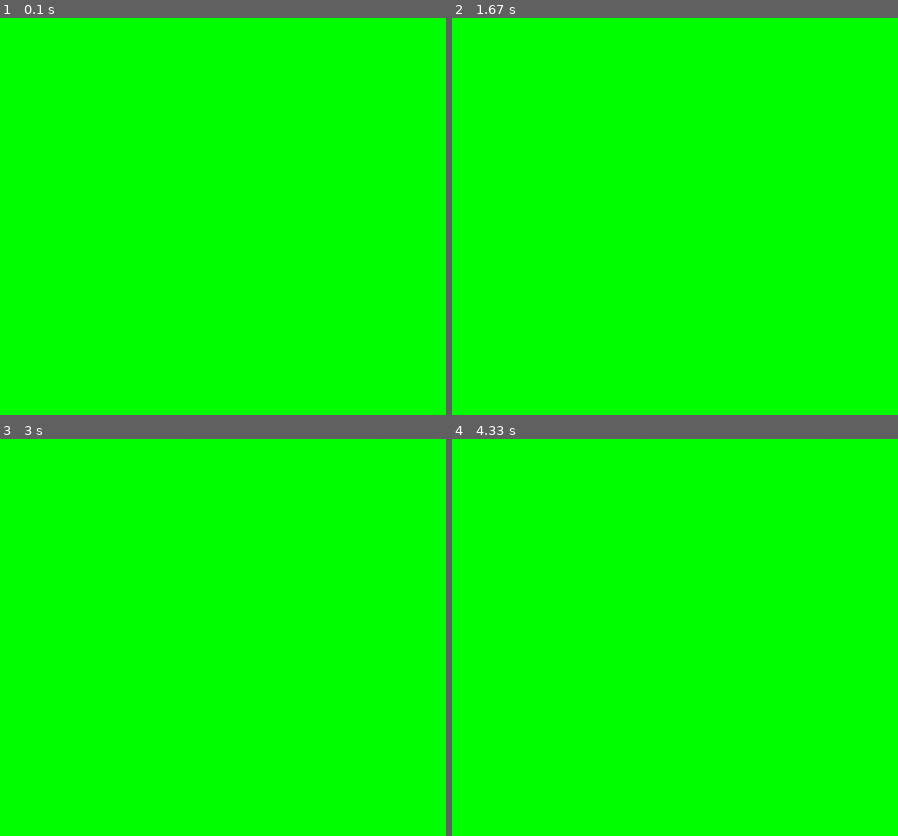
Above: before the commit, frames 1-4 (two rows, left to right).
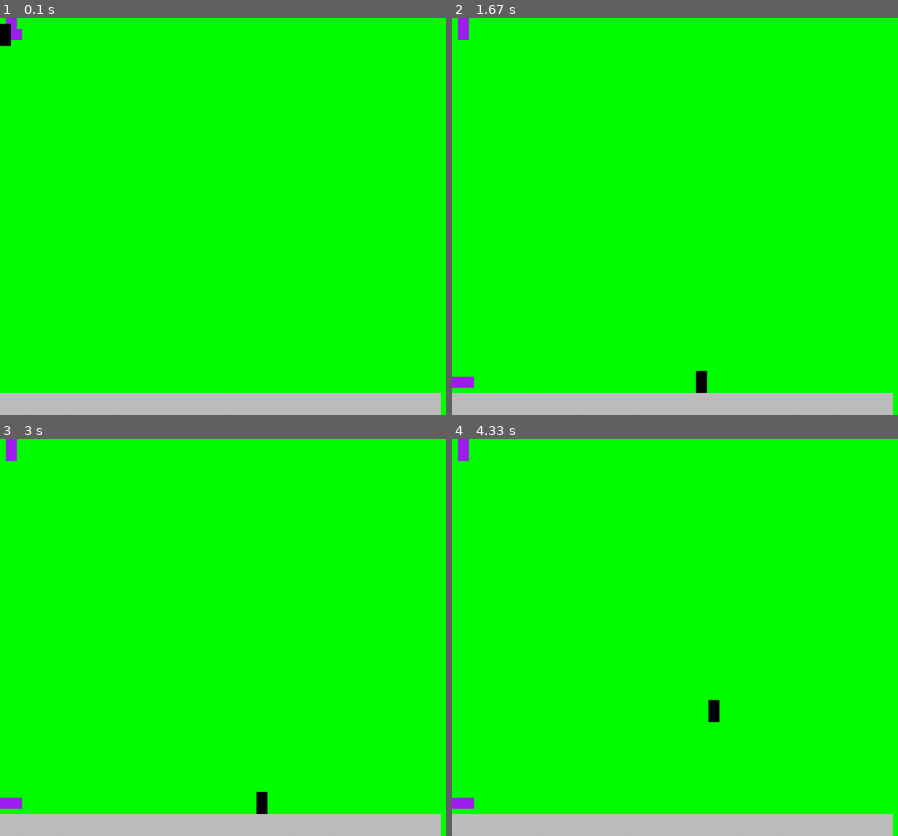
Above: after the commit, the same moments.

Repository: CocoMarck/Juego-cuadradoFeliz-2
Game: pygame game, started from main_two.py
Two runs of this game, one before a commit and one after it. Both use one fixed random seed, a clock stepped at 60 frames per second and the inputs below.
Inputs:
- Up to frame 1 (0.1 s): no input
- Up to frame 2 (1.67 s): hold Right 0.33-0.8 s; hold Right 0.83-1.3 s; hold Left from 1.33 s (still down)
- Up to frame 3 (3 s): release Left at 1.87 s; hold Left 1.9-2.3 s; hold Right 2.33-2.97 s
- Up to frame 4 (4.33 s): tap Space at 3, 3.4, 3.7, 3.9, 4.2 s; hold Left 3.33-3.8 s; hold Right 3.83-4.3 s

The runs differ from the first frame. In frame 1, 5.7% of the frame differs, in the area x 0-99%, y 0-100%; in frame 2, 5.9%; in frame 3, 5.9%; in frame 4, 5.9%.

Commit message:
scene and window logic

Diff:
--- /dev/null
+++ b/core/game/cuadrado_feliz_dos_scene.py
@@ -0,0 +1,63 @@
+from .scene import Scene
+import pygame
+
+from entities.game_object import GameObject
+from entities.object_with_physics import ObjectWithPhysics
+from entities.sticky_sprite import StickySprite
+from entities.animated_sticky_sprite import AnimatedStickySprite
+from entities.player import Player
+from core.pygame.graphics_utils import surface_with_background
+from controllers.animation_controller import AnimationController
+
+
+class CuadradoFelizDosScene(Scene):
+    def __init__(self, *args, **kwargs):
+        name = "game"
+        groups = {
+            "solids": pygame.sprite.Group(),
+            "physical": pygame.sprite.Group(),
+            "characters": pygame.sprite.Group(),
+            "sticky": pygame.sprite.Group(),
+            "animated": pygame.sprite.Group()
+        }
+        super().__init__( *args, name=name, groups=groups, **kwargs )
+
+        self.grid_size = self.render_resolution[0]//32
+
+
+    def init_objects(self):
+        example_object = GameObject(
+            surf=surface_with_background( (self.grid_size*0.5, self.grid_size), "purple" )
+        )
+        self.layers.add( example_object, layer=0 )
+
+        basic_physics = ObjectWithPhysics(
+            surf=surface_with_background( (self.grid_size, self.grid_size*0.5), "purple" ),
+        )
+        self.groups["physical"].add( basic_physics )
+        self.layers.add( basic_physics, layer=0 )
+
+        for x in range(0, 20):
+            solid = GameObject(
+                surf=surface_with_background( (self.grid_size, self.grid_size), "grey" ),
+                position=( self.grid_size*x, (self.render_resolution[1]-self.grid_size) )
+            )
+            self.groups['solids'].add( solid )
+            self.layers.add( solid, layer=0 )
+
+        self.player = Player(
+            surf=pygame.Surface( (self.grid_size*0.5, self.grid_size) ), alpha=255
+        )
+        self.groups["physical"].add( self.player )
+        self.groups["characters"].add( self.player )
+        self.layers.add( self.player, layer=0 )
+
+
+    def update(self, dt, key_get_pressed):
+        self.player.handle_input( key_get_pressed )
+
+        for sprite in self.groups["characters"]:
+            sprite.move()
+
+        for sprite in self.groups["physical"]:
+            sprite.update(dt, self.groups["solids"])
--- a/core/game/scene.py
+++ b/core/game/scene.py
@@ -16,9 +16,8 @@
         self.layers = pygame.sprite.LayeredUpdates()
 
         # Señales de juego.
-        self.signals = {
-            "loop": True
-        }
+        self.loop = True
+        self.key_get_pressed = None
 
     def init_objects(self):
         '''
@@ -32,14 +31,14 @@
         '''
         for event in events:
             if event.type == pygame.QUIT:
-                self.signals["loop"] = False
+                self.loop = False
 
-    def update(self, dt):
+    def update(self, dt=1, key_get_pressed=None):
         '''
         Actualizar eventos, normalmente solo usando groups.
         Normalmente es, los `"update"`, reciben `sprite.update()`.
         '''
-        print( self.groups.keys() )
+        pass#print( self.groups.keys() )
 
     def render(self):
         '''
--- a/core/game/window.py
+++ b/core/game/window.py
@@ -15,9 +15,6 @@
         self.window = None
         self.clock = None
 
-        # Inicializar objetos
-        self.init_pygame()
-
     def init_pygame(self):
         pygame.init()
         pygame.display.set_caption( self.title )
@@ -26,13 +23,13 @@
         self.clock = pygame.time.Clock()
 
     def run(self):
-        while self.scene.signals['loop']:
+        while self.scene.loop:
             dt = self.clock.tick(self.fps) / SECOND_TO_MILLISECONDS
             fps = self.clock.get_fps()
 
             self.scene.handle_events(pygame.event.get())
 
-            self.scene.update(dt)
+            self.scene.update(dt, pygame.key.get_pressed())
 
             self.scene.render()
 
--- a/main_two.py
+++ b/main_two.py
@@ -1,12 +1,14 @@
 from core.game.scene import Scene
+from core.game.cuadrado_feliz_dos_scene import CuadradoFelizDosScene
 from core.game.window import Window
 
-game_scene = Scene(
-    render_resolution=[16,9], groups={}, name="game"
-)
+game_scene = CuadradoFelizDosScene( render_resolution=(512, 288) )
+game_scene.init_objects()
+
 window = Window(
     window_size=[960,540], fps=100, scene=game_scene, title="Ventana"
 )
+window.init_pygame()
 
 if __name__ == "__main__":
     window.run()
Not shown, changed: docs/layers.md
